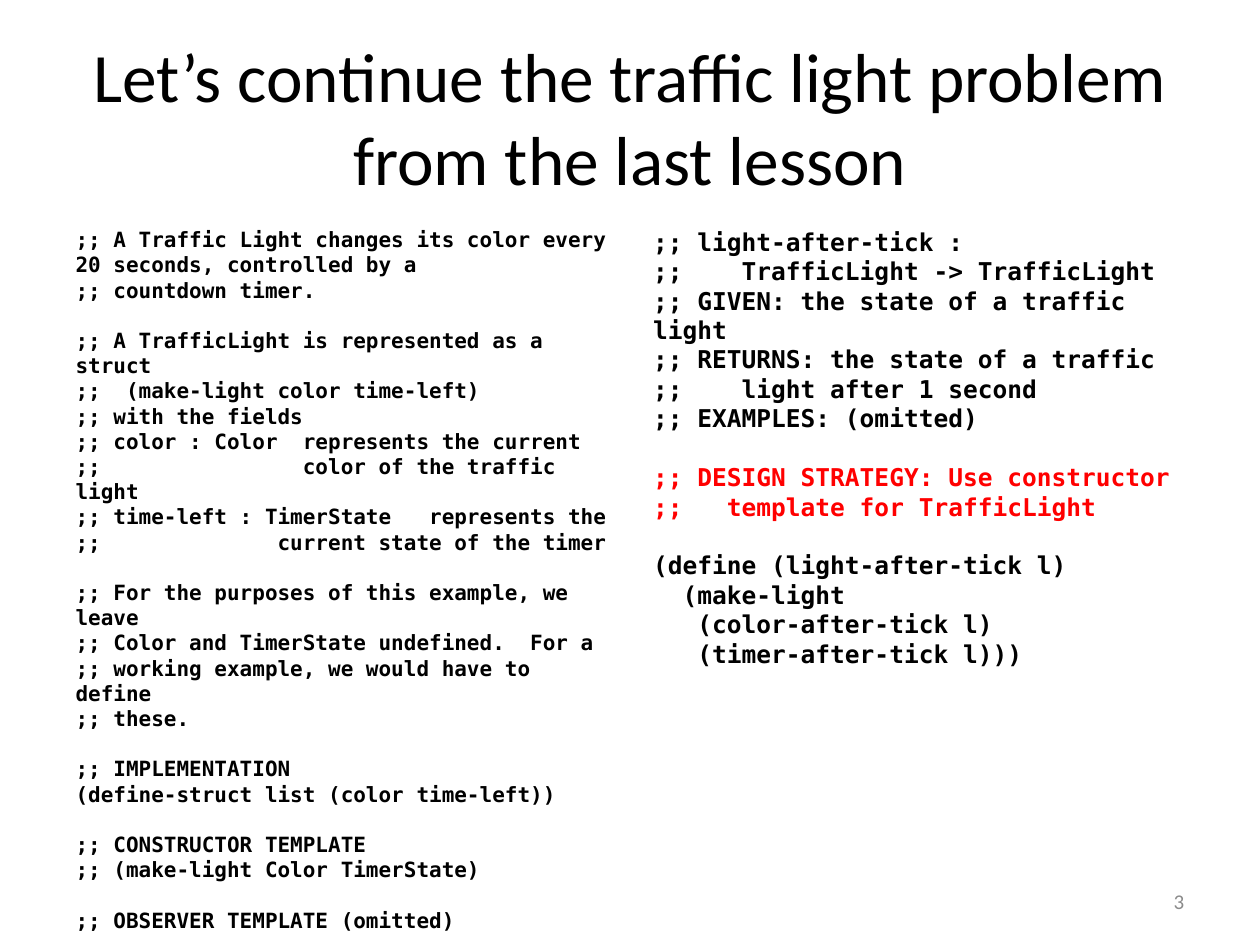
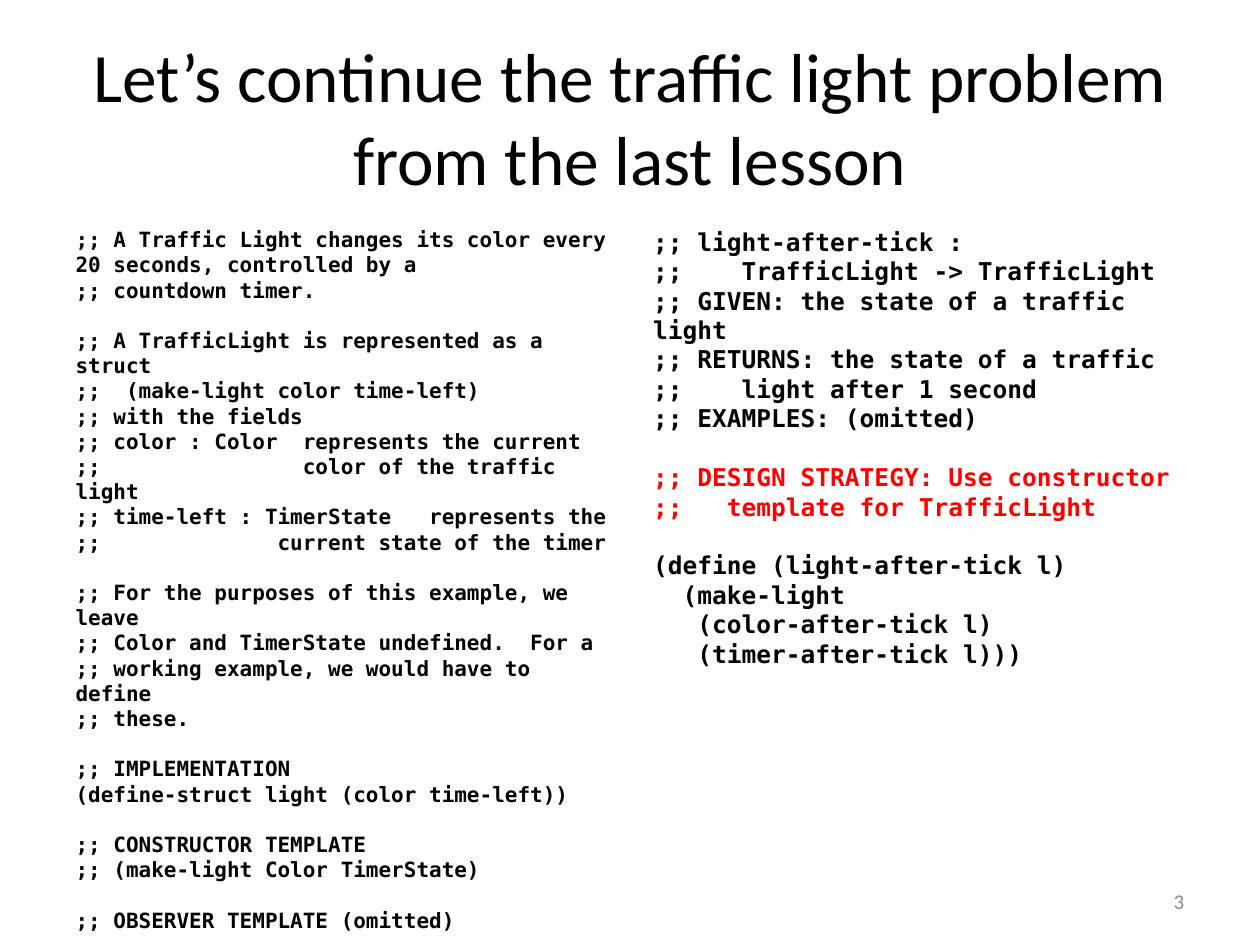
Before and after one commit to mwand/cs5010f17, a slide deck: slide 3 of Slides/Lesson 2.3 Examining More than One Value.pptx. Drawn at 1260x945 pixels with LibreOffice and Linux fonts; fonts in the diff are those of the drawing. Boxes give left, top, right and bottom in pixels: in the first picture for what was removed or moved away, otherwise in the second. Text is boxed around its words. In the diff, an @@ line names an element or a change of style, - is before the commit and + after.

```diff
--- a/Slides/Lesson 2.3 Examining More than One Value.pptx
+++ b/Slides/Lesson 2.3 Examining More than One Value.pptx
@@ text at bbox=[76, 785, 568, 807]: text changed @@
-(define-struct list (color time-left))
+(define-struct light (color time-left))
```
Also in this commit, not shown: 2 other files.
